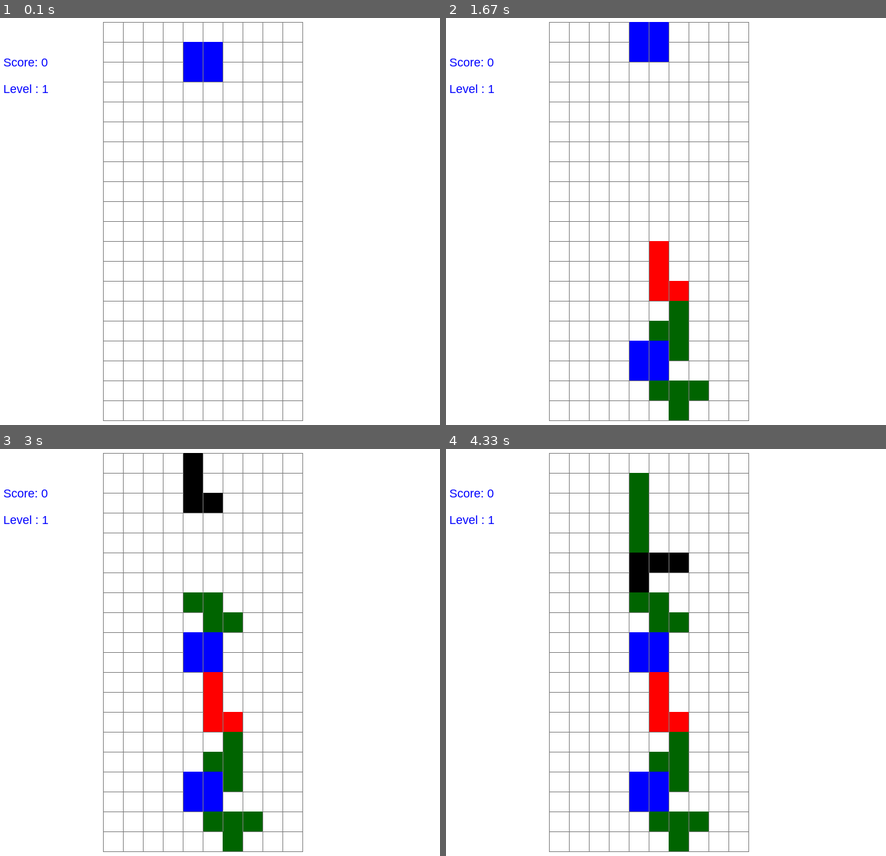
Above: before the commit, frames 1-4 (two rows, left to right).
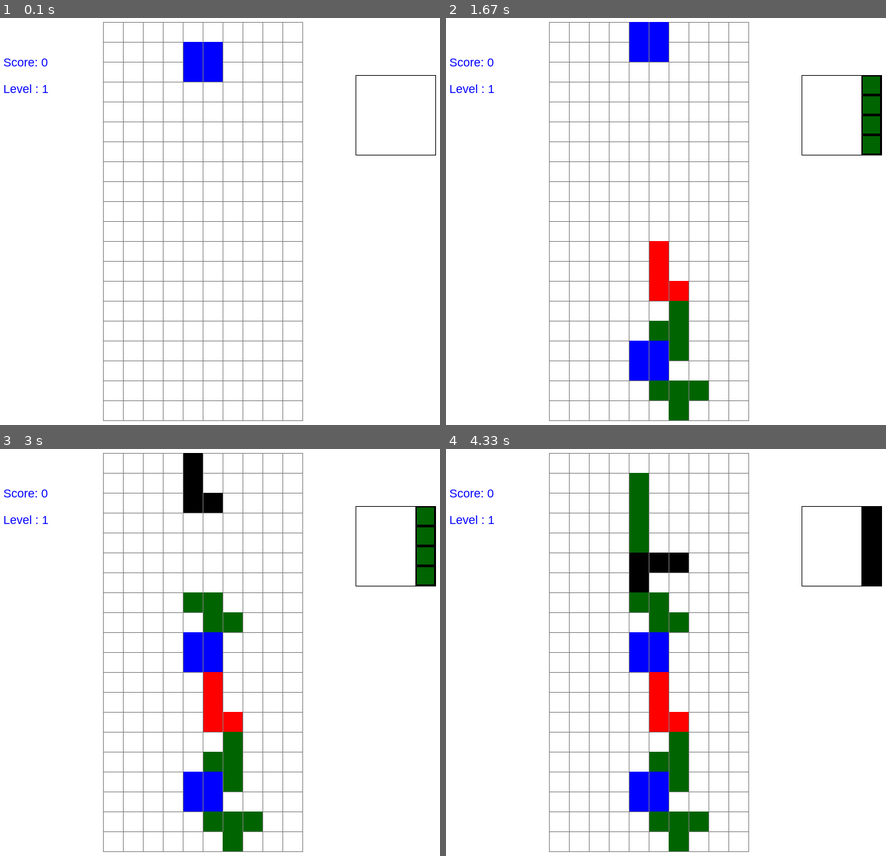
Above: after the commit, the same moments.

Repository: codigician/tetris
Game: pygame game, started from src/game.py
Two runs of this game, one before a commit and one after it. Both use one fixed random seed, a clock stepped at 60 frames per second and the inputs below.
Inputs:
- Up to frame 1 (0.1 s): no input
- Up to frame 2 (1.67 s): tap C at 0.33, 0.82 s; hold Right 0.67-1.13 s; tap Space at 0.73, 1.03, 1.23, 1.57 s; hold Up 1.17-1.47 s; hold Right from 1.5 s (still down)
- Up to frame 3 (3 s): tap Space at 1.87, 2.63 s; release Right at 1.97 s; hold Down 2.57-2.87 s
- Up to frame 4 (4.33 s): hold Up 3.33-3.7 s; tap Space at 3.4 s; tap C at 3.48 s

The runs differ from the first frame. In frame 1, 0.1% of the frame differs, in the area x 80-100%, y 14-34%; in frame 2, 1.0%; in frame 3, 1.0%; in frame 4, 1.0%.

Commit message:
Add render held shape grid functionality

Diff:
--- a/src/game.py
+++ b/src/game.py
@@ -68,6 +68,27 @@
             self.update()
             self.render()
 
+    def render_held_shape_grid(self):
+        sx, sy, w = 750, 250, 120
+
+        pygame.draw.line(self.screen, black, (sx, sy), (sx, sy-w))
+        pygame.draw.line(self.screen, black, (sx, sy), (sx-w, sy))
+        pygame.draw.line(self.screen, black, (sx-w, sy-w), (sx-w, sy))
+        pygame.draw.line(self.screen, black, (sx-w, sy-w), (sx, sy-w))
+
+        if self.tetris.held_shape is not None:
+            held_shape_grid = self.tetris.held_shape.grid
+
+            for row in range(len(held_shape_grid)):
+                for col in range(len(held_shape_grid[row])):
+                    if held_shape_grid[row][col] != None:
+                        pygame.draw.rect(self.screen, held_shape_grid[row][col].color, (
+                            sx - (col+1) * unit_size, sy - (row+1) * unit_size, unit_size, unit_size))
+
+                        # draw borders around the shape
+                        pygame.draw.rect(self.screen, black, (
+                            sx - (col+1) * unit_size, sy - (row+1) * unit_size, unit_size, unit_size), 2)
+
     def render(self):
         screen.fill(white)
 
@@ -100,6 +121,8 @@
         pygame.draw.line(screen, grey, (start_x, start_y + grid_height),
                          (start_x + grid_width, start_y + grid_height))
 
+        self.render_held_shape_grid()
+
         pygame.display.update()
 
 
